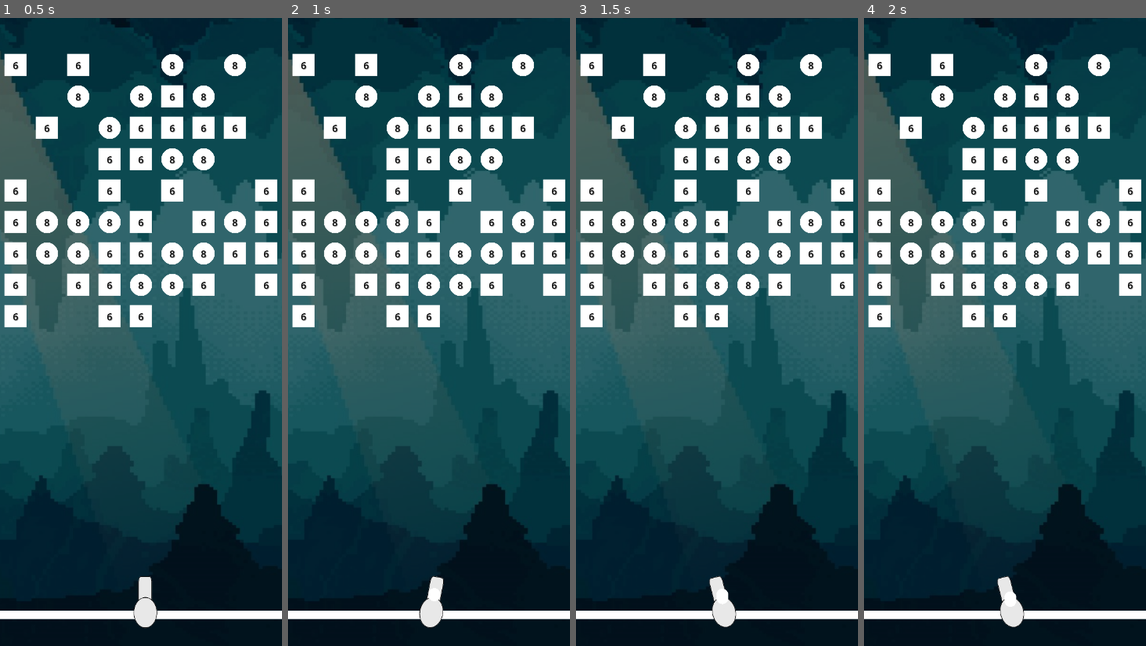
Above: before the commit, frames 1-4 (left to right).
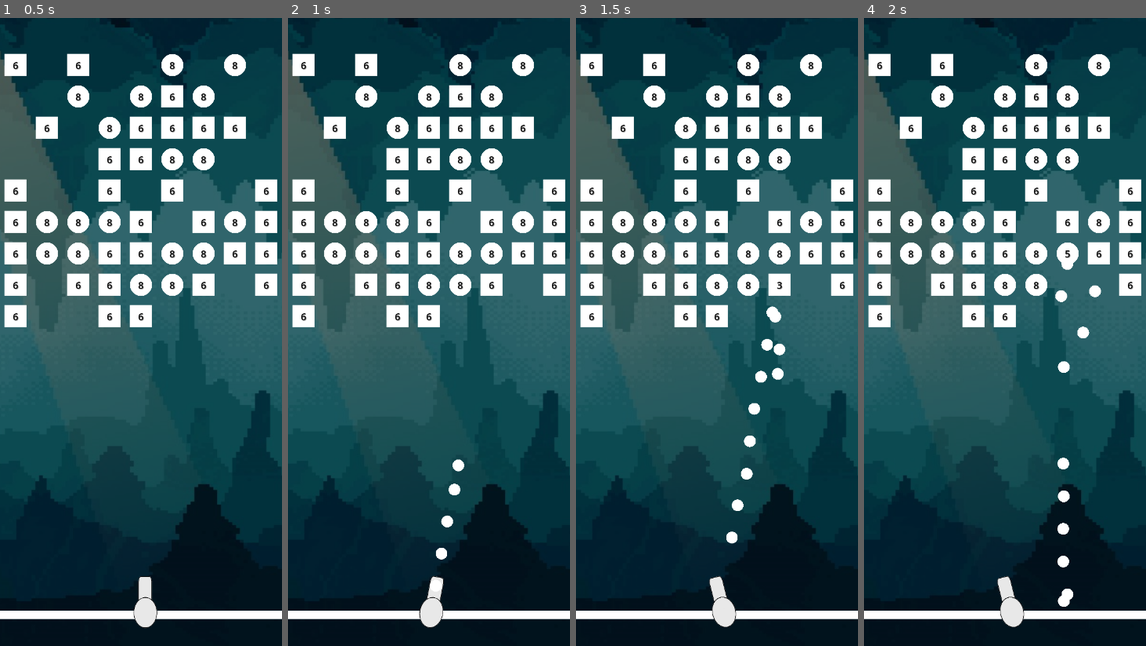
Above: after the commit, the same moments.

Repository: tanmay-haldar0/bricks-breaker
Game: Godot game, scene res://Scenes/game.tscn
The game is run twice, just before and just after one commit, with the same random seed, the same clock (stepped at 60 frames per second) and the same inputs.
Inputs (mouse positions are in pixels of both pictures, inside the frame that each line leads up to):
- Up to frame 1 (0.5 s): no input
- Up to frame 2 (1 s): tap Enter at 0.5 s; move the mouse to (491, 300) at 0.52 s; click (491, 300) at 0.6 s
- Up to frame 3 (1.5 s): move the mouse to (660, 363) at 1.27 s; click (660, 363) at 1.35 s
- Up to frame 4 (2 s): no input

Frame 1 is identical in both runs. In frame 2, 0.3% of the frame differs, in the area x 50-63%, y 70-93%; in frame 3, 0.7%; in frame 4, 0.9%, in the area x 49-85%, y 37-94%.

Commit message:
down funtionality

Diff:
--- a/Scenes/ball.tscn
+++ b/Scenes/ball.tscn
@@ -3,8 +3,9 @@
 [ext_resource type="Script" path="res://Scripts/ball.gd" id="1_pntxp"]
 
 [sub_resource type="PhysicsMaterial" id="PhysicsMaterial_j66hs"]
+friction = 0.8
 rough = true
-bounce = 0.9
+bounce = 1.0
 
 [sub_resource type="SphereMesh" id="SphereMesh_ajool"]
 radius = 12.0
@@ -16,7 +17,7 @@
 [node name="ball" type="RigidBody2D" groups=["ball"]]
 collision_layer = 2
 physics_material_override = SubResource("PhysicsMaterial_j66hs")
-gravity_scale = 0.7
+gravity_scale = 0.0
 can_sleep = false
 lock_rotation = true
 contact_monitor = true
--- a/Scripts/ball.gd
+++ b/Scripts/ball.gd
@@ -37,6 +37,9 @@
 		get_parent().remove_ball()  # Remove the ball if out of bounds
 
 	# Ensure the ball maintains constant speed
+
+
+func _integrate_forces(state: PhysicsDirectBodyState2D) -> void:
 	if linear_velocity.length() < speed:
 		linear_velocity = linear_velocity.normalized() * speed
 
@@ -61,7 +64,7 @@
 func _on_body_entered(body):
 	if body.is_in_group("brick"):
 		body.take_life()  # Call a method on the brick to take a life
-		reflect_velocity_with_limit((position - body.position).normalized())  # Reflect the ball's velocity
+		#reflect_velocity_with_limit((position - body.position).normalized())  # Reflect the ball's velocity
 
 	if body.is_in_group("bottom"):
 		return_to_cannon()
--- a/Scripts/game.gd
+++ b/Scripts/game.gd
@@ -7,10 +7,13 @@
 var canon_location = Vector2(296, 1190)
 @onready var boost_speed: Timer = $boost_speed
 @onready var cannon: Sprite2D = $Cannon
+@onready var bricks: TileMap = $TileMap
 
 var new_shoot_direction = Vector2()
 @onready var tilemap: TileMap = $TileMap
 @onready var timer: Timer = $Timer
+var block = Vector2(0,105)
+var isShooted:bool = false
 
 var balls = preload("res://Scenes/ball.tscn")
 
@@ -29,8 +32,11 @@
 	if Input.is_action_just_released("shoot") and canShoot:
 		shoot_balls(get_global_mouse_position())
 
+	bricks_pull_down()
+
 func shoot_balls(shoot_direction):
 	reset_round()
+	first_ball_triggered = false
 	new_shoot_direction = shoot_direction - canon_location
 	canShoot = false
 	boost_speed.start()
@@ -41,6 +47,9 @@
 		add_child(new_balls)
 		ball_count += 1
 		await get_tree().create_timer(0.05).timeout  # Tiny delay to ensure correct initialization
+
+
+	isShooted = true
 
 func remove_ball():
 	ball_count -= 1
@@ -60,6 +69,7 @@
 
 func pull_down_all_balls():
 	for ball in get_tree().get_nodes_in_group("ball"):
+		cannon.position = canon_location
 		var tween = get_tree().create_tween()
 		tween.tween_property(ball, "position", Vector2(296, 1190), 0.29)\
 			 .set_trans(Tween.TRANS_CUBIC)\
@@ -82,3 +92,9 @@
 		 # Reset to the default position
 	print("Cannon position reset to: ", canon_location)  # Debugging statement
 	canShoot = true  # Allow shooting again
+
+
+func bricks_pull_down():
+	if canShoot and isShooted :
+		isShooted = false
+		bricks.position += block
